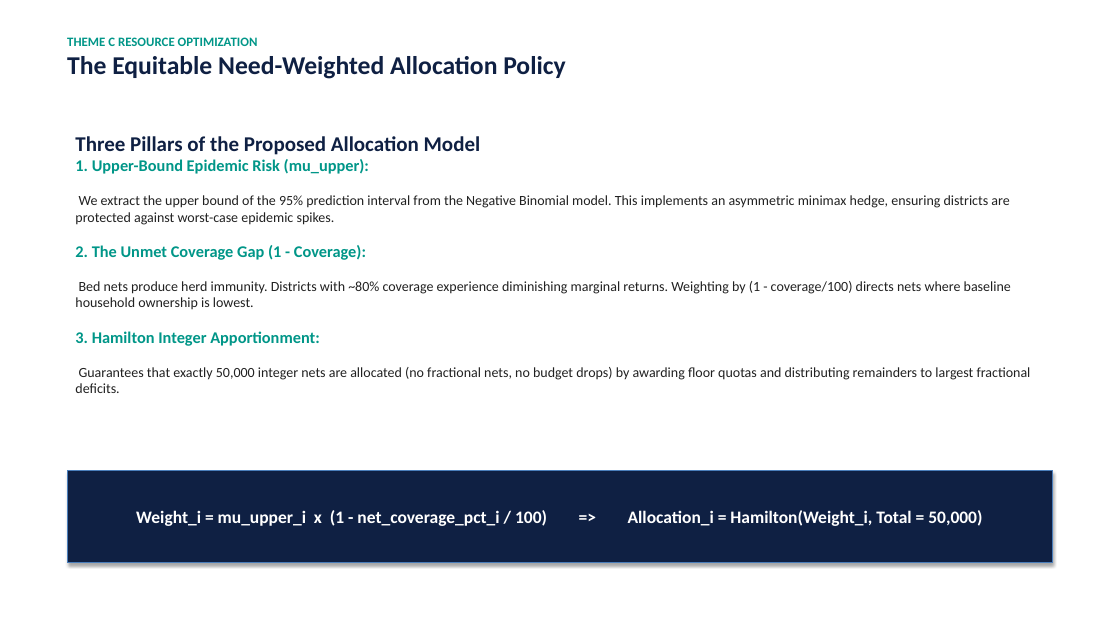
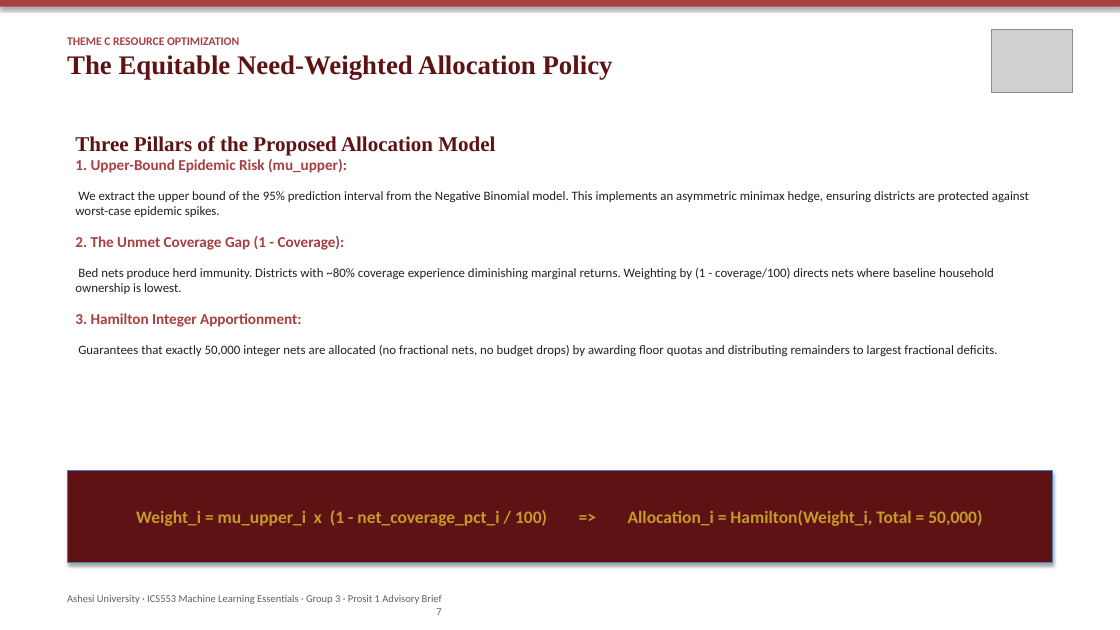
Before and after one commit to ASU-MICS-2028/mle-group-3-prosit-1, a slide deck: slide 7 of reports/ITN_Allocation_Presentation.pptx. Drawn at 1120x630 pixels with LibreOffice and Linux fonts; fonts in the diff are those of the drawing; grey boxes stand for pictures. Boxes give left, top, right and bottom in pixels: in the first picture for what was removed or moved away, otherwise in the second. Text is boxed around its words. In the diff, an @@ line names an element or a change of style, - is before the commit and + after.

Commit message:
style(presentation): apply official Ashesi University brand guidelines (Pale Carmine, Garamond, logo badge)

```diff
--- a/reports/ITN_Allocation_Presentation.pptx
+++ b/reports/ITN_Allocation_Presentation.pptx
@@ rectangle added at bbox=[0, 0, 1120, 7], fill #A83F43 @@
@@ picture added at bbox=[991, 29, 1073, 92] @@
@@ text "THEME C RESOURCE OPTIMIZATION" at bbox=[67, 37, 613, 80]: size 11 to 10 pt, text colour #009688 to #A83F43 in "THEME C RESOURCE OPTIMIZATION"; size 22 to 23 pt, font Calibri to Times New Roman, text colour #0F2043 to #5E1214 in "The Equitable Need-Weighted Allocation Policy" @@
@@ text "Three Pillars of the Proposed ..." at bbox=[75, 136, 1029, 356]: font Calibri to Times New Roman, text colour #0F2043 to #5E1214 in "Three Pillars of the Proposed Allocation Model"; size 14 to 13 pt, text colour #009688 to #A83F43 in "1. Upper-Bound Epidemic Risk (mu_upper):", "2. The Unmet Coverage Gap (1 - ...", "3. Hamilton Integer Apportionment:"; size 12 to 11 pt, text colour #212121 to #1E2022 in "We extract the upper bound of the ...", "Bed nets produce herd immunity. Districts with ...", "Guarantees that exactly 50,000 integer nets are ..."; less space between paragraphs @@
@@ rectangle "Weight_i = mu_upper_i x (1 ..." at bbox=[67, 471, 1053, 563]: text colour #FFFFFF to #C59B27; fill #0F2043 to #5E1214 @@
@@ text added at bbox=[67, 594, 442, 615], 9 pt, text #5A626A @@
+Ashesi University · ICS553 Machine Learning Essentials · Group 3 · Prosit 1 Advisory Brief
+7
```
Also in this commit, not shown: 11 other slides changed, 3 other files.
